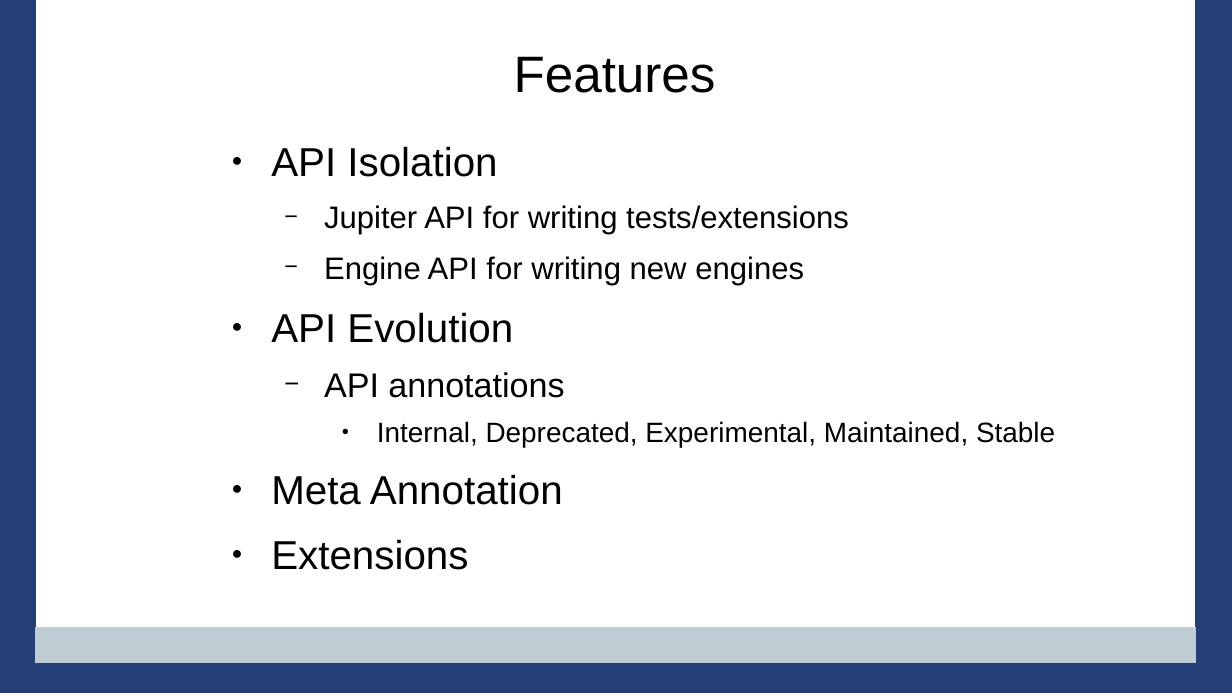
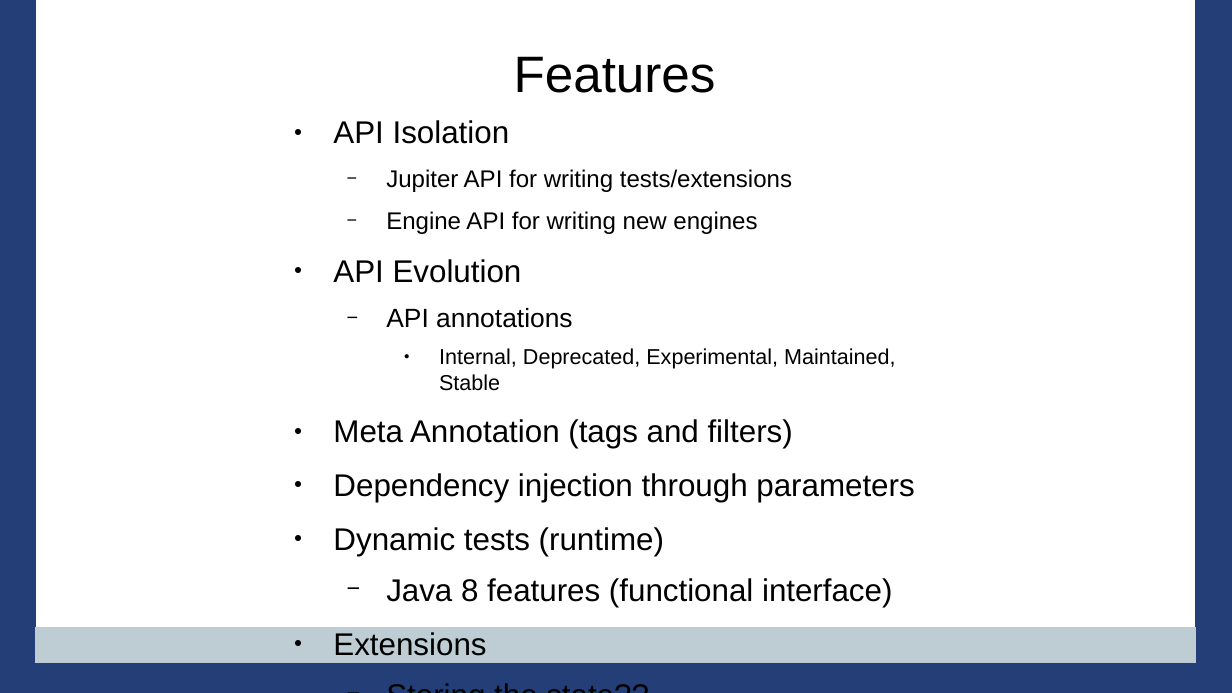
Before and after one commit to PennState/junit5-presentation, a slide deck: slide 6 of src/site/presentation/Junit5_Presentation_JavaOne_2016.odp. Drawn at 1232x693 pixels with LibreOffice and Linux fonts; fonts in the diff are those of the drawing; background and template pictures are left out. Boxes give left, top, right and bottom in pixels: in the first picture for what was removed or moved away, otherwise in the second. Text is boxed around its words. In the diff, an @@ line names an element or a change of style, - is before the commit and + after.

```diff
--- a/src/site/presentation/Junit5_Presentation_JavaOne_2016.odp
+++ b/src/site/presentation/Junit5_Presentation_JavaOne_2016.odp
@@ text at (333, 120, 914, 607): paragraph added @@
+  − Storing the state??
@@ text "API Isolation": place and size @@
-text "API Isolation" at (271, 146, 1055, 505)
+text "API Isolation" at (333, 120, 914, 607)
@@ text at (333, 120, 895, 391): size 26 to 20.1 pt in "API Isolation", "API Evolution", "Extensions"; size 20 to 15.5 pt in "Jupiter API for writing tests/extensions", "Engine API for writing new engines"; size 22 to 17.1 pt in "API annotations"; size 18 to 13.9 pt in "Internal, Deprecated, Experimental, Maintained, Stable" @@
@@ text at (333, 419, 914, 607): text changed; size 26 to 20.1 pt @@
-● Meta Annotation
+● Meta Annotation (tags and filters)
+● Dependency injection through parameters
+● Dynamic tests (runtime)
+  − Java 8 features (functional interface)
```
Also in this commit, not shown: 33 other slides changed, 3 slides added, 4 slides removed.
